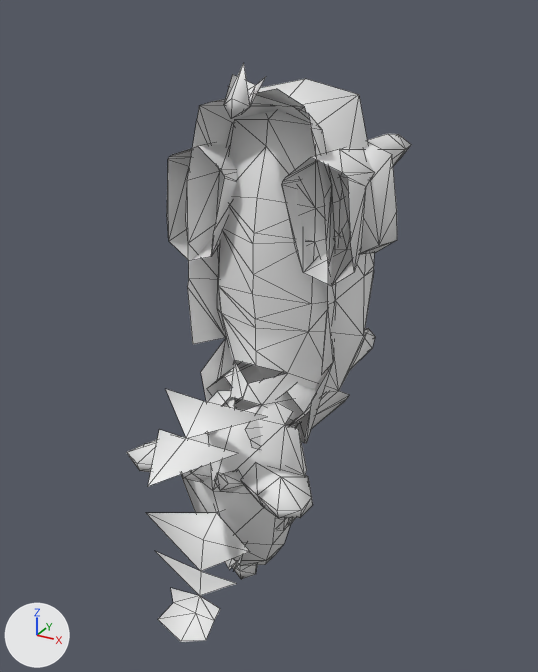
A saved change to the OBJ model crates/alife_game_app/assets/production_voxel_v1/creature_parts/generated/pudu_impostor_parts.obj.
One viewpoint serves both versions: a camera (50 mm lens) standing at (1.096, -1.891, 0.794) and looking at (0.021, 0.063, -0.184). Every picture has the same lights, and +X, +Y and +Z are marked at lower left. The first picture is the older version. Mesh edges are drawn as thin lines. Where no turn or scale is listed for an object, it has been applied to the vertices. Vertices at exactly the same position are counted once.

In view in the first picture: 'part_head', 'part_left_arm', 'part_left_leg', 'part_right_arm', 'part_right_leg', 'part_torso'.
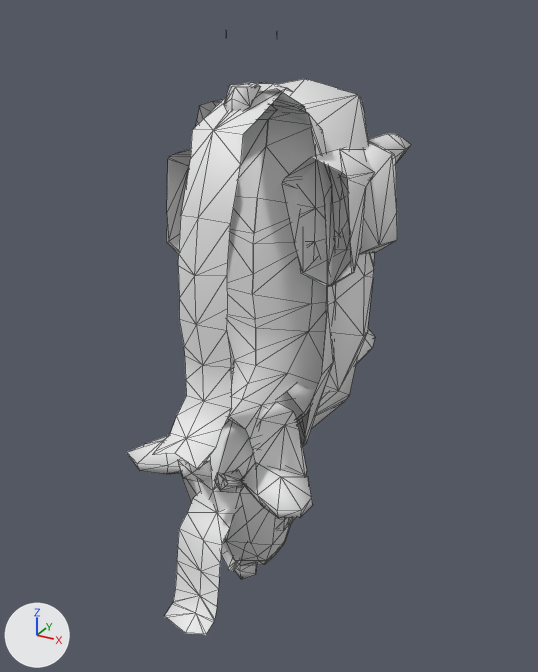
What the commit changed:
me_part_head is used by ob_part_head; location (0.0, 0.0, 0.0).
me_part_head had 216 vertices, 304 faces and spanned x -0.32..0.32, y -0.344..0.0, z -1.071..-0.378.
me_part_head now has 288 vertices, 430 faces and spans x -0.32..0.32, y -0.344..0.0, z -1.071..-0.351.
Part 1, on me_part_head:
70 faces are deleted.
72 vertices are added at x -0.199..0.199, y -0.326..0.0, z -1.019..-0.351.
196 new faces join them.
me_part_left_arm is used by ob_part_left_arm; location (0.0, 0.0, 0.0).
me_part_left_arm had 99 vertices, 112 faces and spanned x -0.33..0.0, y -0.17..0.38, z -0.98..0.59.
me_part_left_arm now has 137 vertices, 163 faces and spans x -0.33..0.0, y -0.17..0.38, z -0.99..0.59.
Part 2, on me_part_left_arm:
49 faces are deleted.
38 vertices are added at x -0.3..0.0, y -0.17..0.38, z -0.99..0.58.
100 new faces join them.
me_part_left_leg is used by ob_part_left_leg; location (0.0, 0.0, 0.0).
me_part_left_leg had 72 vertices, 97 faces and spanned x -0.326..0.08, y 0.0..0.698, z -0.588..0.593.
me_part_left_leg now has 105 vertices, 149 faces and spans x -0.326..0.08, y 0.0..0.698, z -0.626..0.739.
Part 3, on me_part_left_leg:
37 faces are deleted.
33 vertices are added at x -0.325..0.08, y 0.0..0.249, z -0.626..0.739.
89 new faces join them.
me_part_right_arm is used by ob_part_right_arm; location (0.0, 0.0, 0.0).
me_part_right_arm had 99 vertices, 112 faces and spanned x 0.0..0.33, y -0.17..0.38, z -0.98..0.59.
me_part_right_arm now has 137 vertices, 163 faces and spans x 0.0..0.33, y -0.17..0.38, z -0.99..0.59.
Part 4, on me_part_right_arm:
47 faces are deleted.
38 vertices are added at x 0.0..0.3, y -0.17..0.38, z -0.99..0.58.
98 new faces join them.
me_part_right_leg is used by ob_part_right_leg; location (0.0, 0.0, 0.0).
me_part_right_leg had 72 vertices, 97 faces and spanned x -0.08..0.326, y 0.0..0.698, z -0.588..0.593.
me_part_right_leg now has 105 vertices, 149 faces and spans x -0.08..0.326, y 0.0..0.698, z -0.626..0.739.
Part 5, on me_part_right_leg:
39 faces are deleted.
33 vertices are added at x -0.08..0.325, y 0.0..0.249, z -0.626..0.739.
91 new faces join them.
me_part_torso is used by ob_part_torso; location (0.0, 0.0, 0.0).
me_part_torso had 35 vertices, 30 faces and spanned x -0.19..0.19, y -0.58..0.02, z -1.03..0.66.
me_part_torso now has 105 vertices, 122 faces and spans x -0.08..0.08, y -0.45..0.1, z -1.02..0.6.
me_part_torso part 6: 8 vertices removed from x -0.18..0.18, y -0.58..-0.01, z -0.38..0.66; 57 vertices added at x -0.08..0.08, y -0.45..0.1, z -0.38..0.6.
me_part_torso part 7: 11 vertices removed from x -0.19..0.19, y -0.48..-0.09, z -1.03..-0.61; 32 vertices added at x -0.08..0.08, y -0.45..0.1, z -1.02..-0.6.

Pixel boxes [x1, y1, x2, y2] of what changed, in the pictures (538 x 672 px):
'part_right_arm', reshaped: before [235, 79, 397, 568]; after [227, 79, 397, 572]
'part_torso', reshaped: before [146, 63, 266, 642]; after [152, 82, 293, 635]
'part_head', reshaped: before [127, 391, 313, 579]; after [127, 403, 313, 579]
'part_left_leg', reshaped (mostly hidden afterwards): before [167, 89, 306, 411]; after [166, 89, 306, 384]
'part_right_leg', reshaped: before [228, 86, 411, 443]; after [228, 86, 411, 447]
'part_left_arm', reshaped: before [205, 79, 305, 570]; after [221, 79, 305, 571]
part 1 of me_part_head, reshaped: before [181, 391, 293, 565]; after [167, 403, 307, 565]
part 2 of me_part_left_arm, built on: before [205, 110, 277, 567]; after [227, 110, 277, 571]
part 3 of me_part_left_leg, built on (mostly hidden afterwards): before [167, 89, 306, 411]; after [166, 89, 306, 374]
part 4 of me_part_right_arm, built on: before [235, 95, 374, 567]; after [227, 95, 397, 572]
part 5 of me_part_right_leg, built on: before [228, 86, 374, 443]; after [228, 86, 374, 447]
part 6 of me_part_torso, built on: before [148, 63, 266, 486]; after [152, 82, 293, 470]
part 7 of me_part_torso, reshaped: before [146, 508, 250, 642]; after [165, 491, 242, 635]
